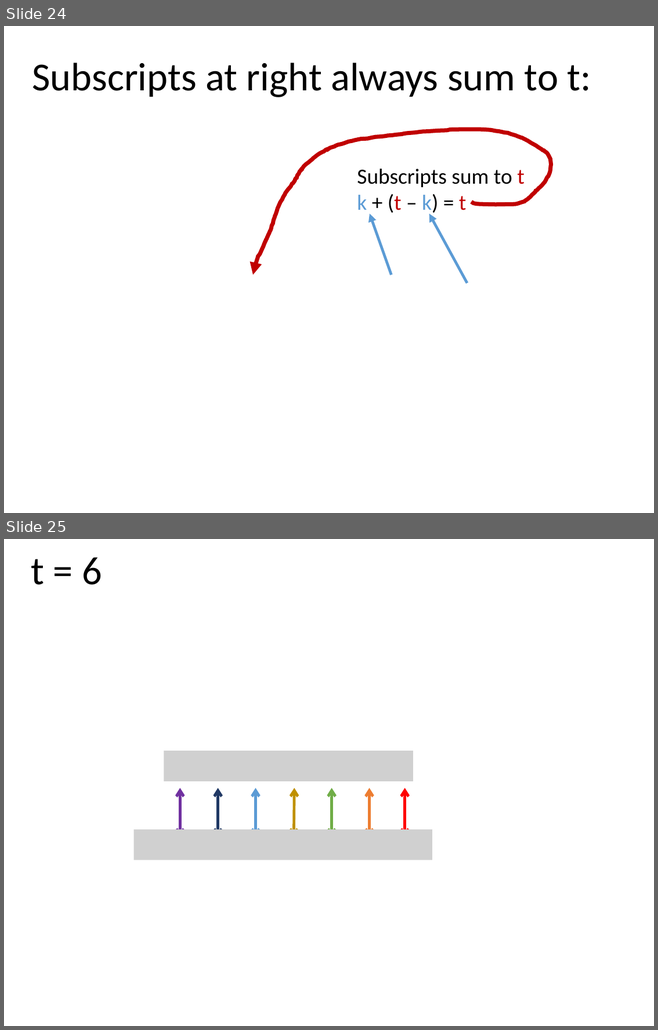
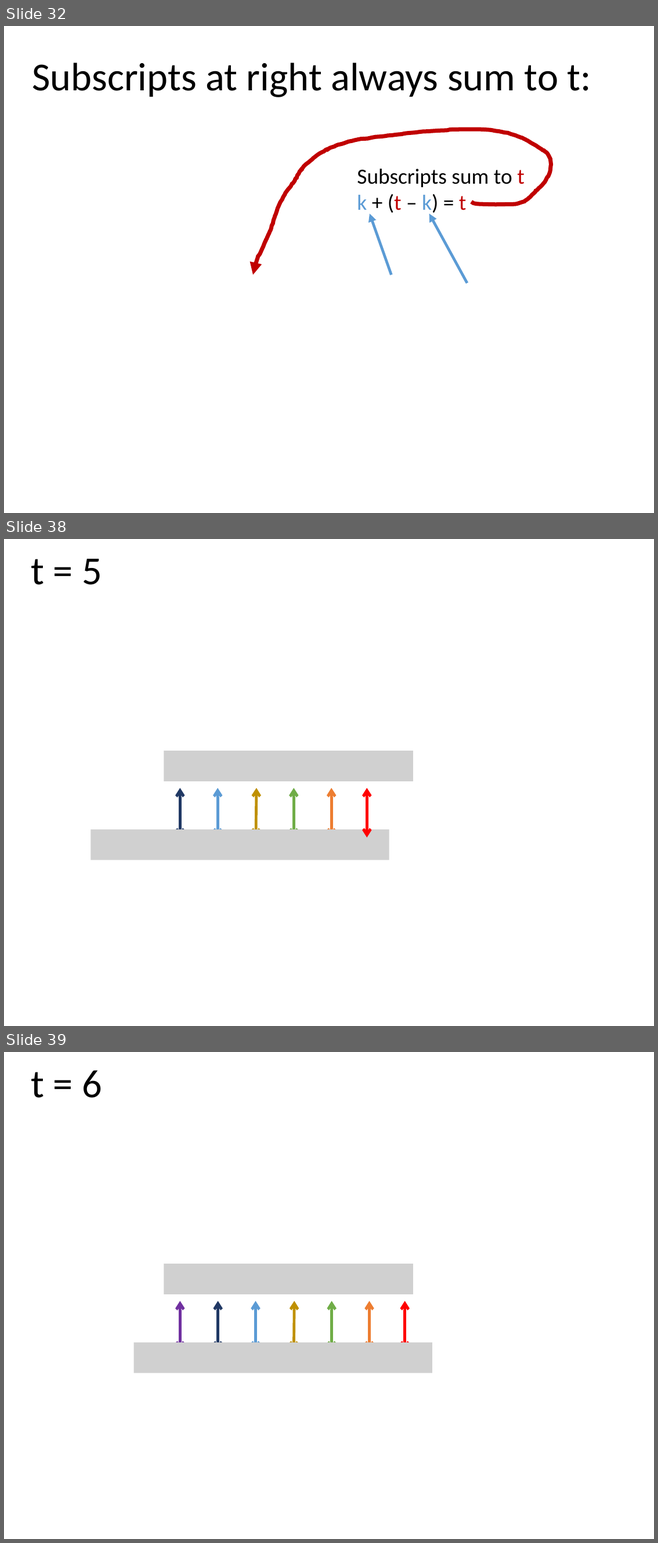
Before and after one commit to tomjhou/MathClassPythonCode, a slide deck: Class3/Lecture3 - Convolution.pptx. Shown one above the other, each under a label of ours: slides 24 and 25 before the commit, slides 32, 38 and 39 after it; the slides between them are not shown. The pictures are 658x1030 and 658x1543 pixels, drawn with LibreOffice and Linux fonts; fonts in the diff are those of the drawing; grey boxes stand for pictures. Boxes give left, top, right and bottom in pixels: in the first picture for what was removed or moved away, otherwise in the second. Text is boxed around its words. In the diff, an @@ line names an element or a change of style, - is before the commit and + after.

```diff
--- a/Class3/Lecture3 - Convolution.pptx
+++ b/Class3/Lecture3 - Convolution.pptx
@@ slide 38 added at bbox=[4, 539, 654, 1026], background #FFFFFF @@
@@ title added at bbox=[31, 559, 102, 585], 44 pt, text #000000 @@
+t = 5
@@ picture added at bbox=[164, 751, 413, 781] @@
@@ double arrow added from (180, 788) to (180, 838), #203864 3 pt @@
@@ double arrow added from (217, 788) to (217, 838), #5B9BD5 3 pt @@
@@ double arrow added from (256, 788) to (256, 838), #BF9000 3 pt @@
@@ double arrow added from (294, 788) to (294, 838), #70AD47 3 pt @@
@@ double arrow added from (331, 788) to (331, 838), #ED7D31 3 pt @@
@@ double arrow added from (366, 788) to (366, 838), #FF0000 3 pt @@
@@ picture added at bbox=[90, 830, 389, 860] @@
@@ what was slide 24 is now slide 32 @@
@@ what was slide 25 is now slide 39 @@
```
Also in this commit, not shown: 5 slides changed, 13 other slides added, 1 other file.
